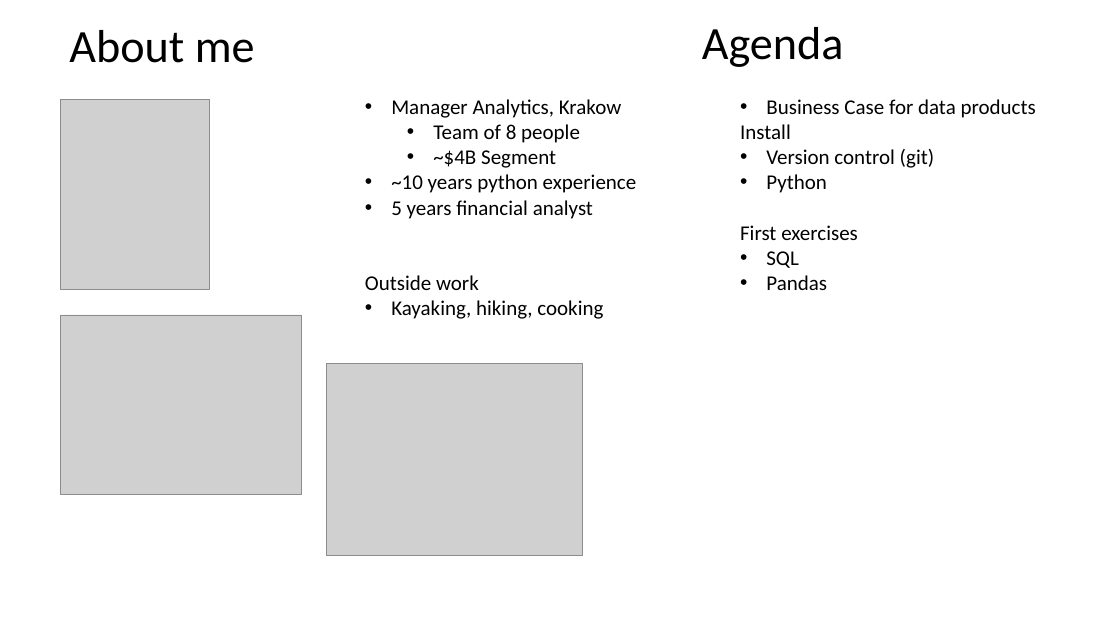
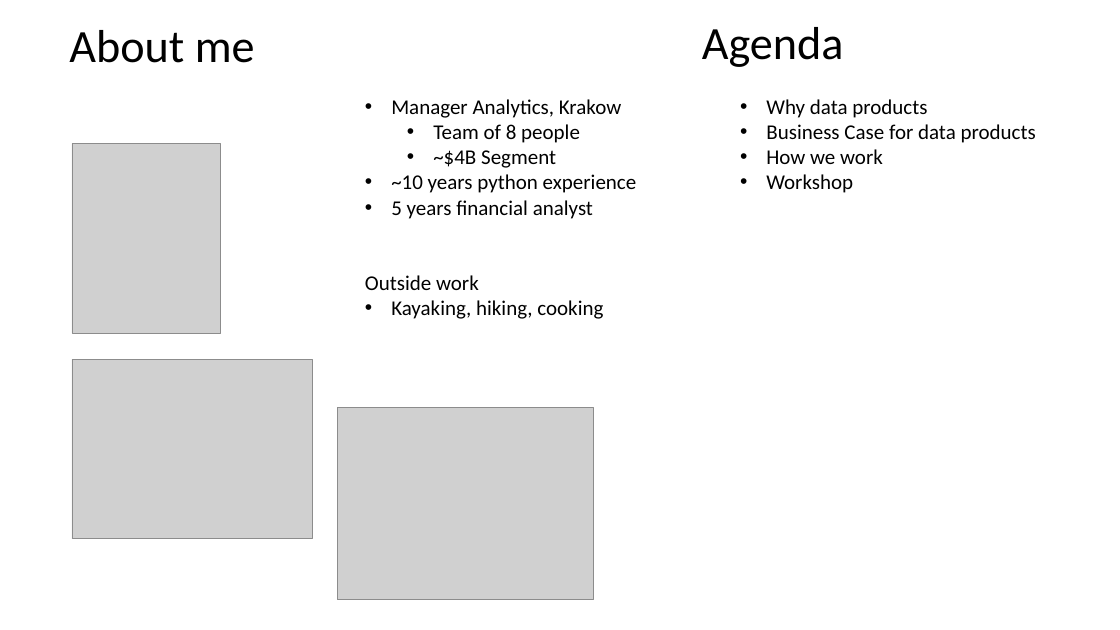
Before and after one commit to acivitillo/python_data_products_workshop, a slide deck: slide 3 of intro_workshop/an_intro_to_data_products.pptx. Drawn at 1120x630 pixels with LibreOffice and Linux fonts; fonts in the diff are those of the drawing; grey boxes stand for pictures. Boxes give left, top, right and bottom in pixels: in the first picture for what was removed or moved away, otherwise in the second. Text is boxed around its words. In the diff, an @@ line names an element or a change of style, - is before the commit and + after.

Commit message:
workshop project review updates

```diff
--- a/intro_workshop/an_intro_to_data_products.pptx
+++ b/intro_workshop/an_intro_to_data_products.pptx
@@ text at <box>766,99,927,118</box>: paragraph added @@
+• Why data products
@@ 3 pictures: place and size @@
-3 pictures at <box>61,99,582,556</box>
+3 pictures at <box>72,144,593,600</box>
@@ text at <box>766,149,883,193</box>: text changed @@
-Install
-• Version control (git)
-• Python
-First exercises
-• SQL
-• Pandas
+• How we work
+• Workshop
```
Also in this commit, not shown: 4 other slides changed, 3 slides added, 1 slide removed, 9 other files.
